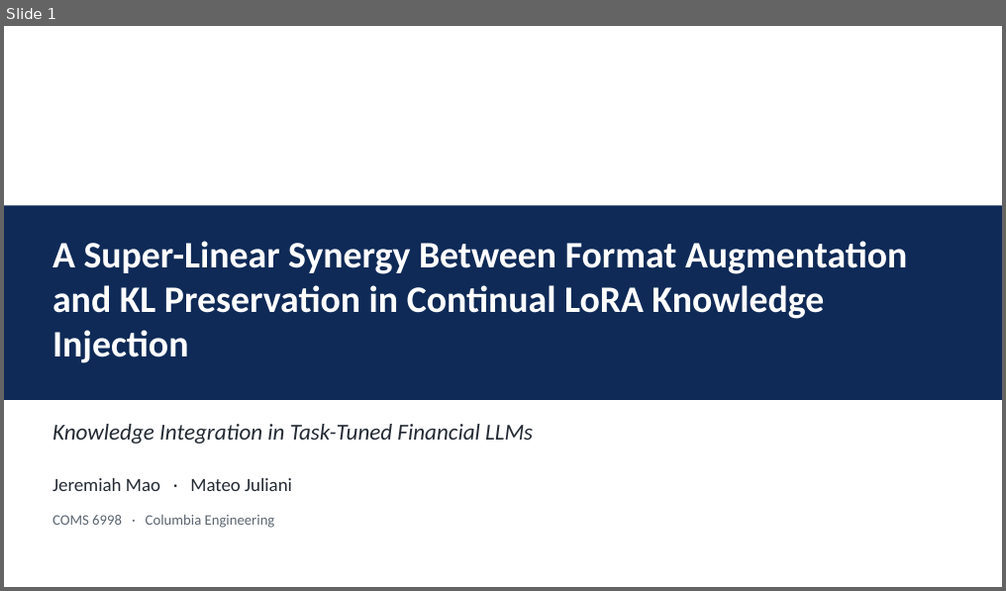
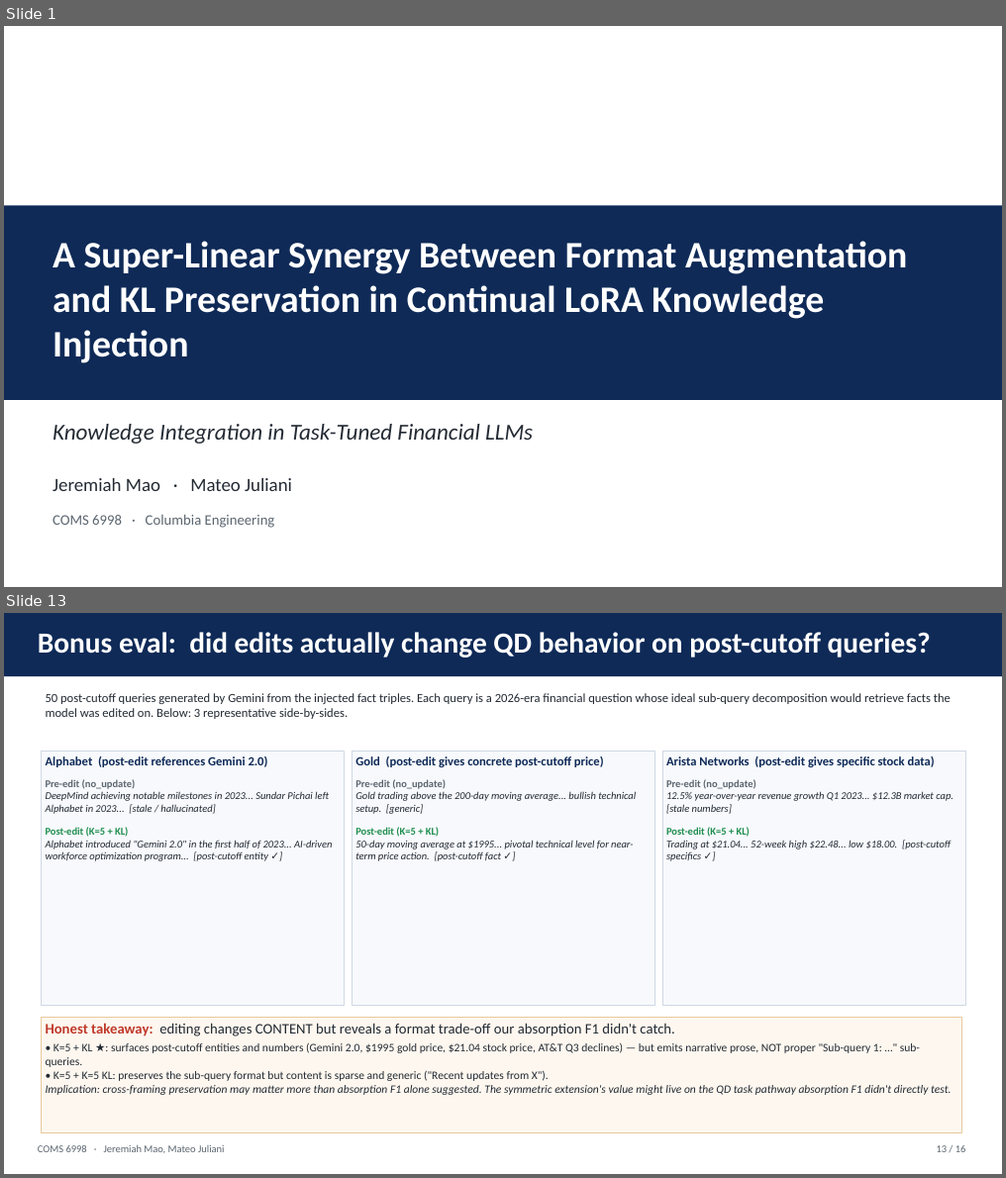
Before and after one commit to jeremiahmao/still-on-task-llm, a slide deck: paper_slides/synergy_deck.pptx. Shown one above the other, each under a label of ours: slide 1 before the commit, slides 1 and 13 after it; the slides between them are not shown. The pictures are 1006x591 and 1006x1178 pixels, drawn with LibreOffice and Linux fonts; fonts in the diff are those of the drawing. Boxes give left, top, right and bottom in pixels: in the first picture for what was removed or moved away, otherwise in the second. Text is boxed around its words. In the diff, an @@ line names an element or a change of style, - is before the commit and + after.

Commit message:
task: post-cutoff QD demo — add bonus-eval slide (Alphabet/Gold/Arista) with content-vs-format honest finding; mirror in paper §7

```diff
--- a/paper_slides/synergy_deck.pptx
+++ b/paper_slides/synergy_deck.pptx
@@ slide 13 added at (4, 613, 1002, 1174), background #FFFFFF @@
@@ rectangle added at (4, 613, 1002, 676), fill #0F2A57 @@
@@ text added at (38, 632, 931, 658), 28 pt, text #FFFFFF, bold @@
+Bonus eval: did edits actually change QD behavior on post-cutoff queries?
@@ text added at (46, 693, 950, 719), 12 pt, text #232A33 @@
+50 post-cutoff queries generated by Gemini from the injected fact triples. Each query is a 2026-era financial question whose ideal sub-query decomposition would retrieve facts the model was edited on. Below: 3 representative side-by-sides.
@@ rectangle added at (42, 752, 345, 1006), fill #F7F9FC, outline #CFD8E3 1 pt, 10 pt, text #232A33, italic @@
+Alphabet (post-edit references Gemini 2.0)
+Pre-edit (no_update)
+DeepMind achieving notable milestones in 2023... Sundar Pichai left Alphabet in 2023... [stale / hallucinated]
+Post-edit (K=5 + KL)
+Alphabet introduced "Gemini 2.0" in the first half of 2023... AI-driven workforce optimization program... [post-cutoff entity ✓]
@@ rectangle added at (352, 752, 655, 1006), fill #F7F9FC, outline #CFD8E3 1 pt, 10 pt, text #232A33, italic @@
+Gold (post-edit gives concrete post-cutoff price)
+Pre-edit (no_update)
+Gold trading above the 200-day moving average... bullish technical setup. [generic]
+Post-edit (K=5 + KL)
+50-day moving average at $1995... pivotal technical level for near-term price action. [post-cutoff fact ✓]
@@ rectangle added at (662, 752, 966, 1006), fill #F7F9FC, outline #CFD8E3 1 pt, 10 pt, text #232A33, italic @@
+Arista Networks (post-edit gives specific stock data)
+Pre-edit (no_update)
+12.5% year-over-year revenue growth Q1 2023... $12.3B market cap. [stale numbers]
+Post-edit (K=5 + KL)
+Trading at $21.04... 52-week high $22.48... low $18.00. [post-cutoff specifics ✓]
@@ rectangle added at (42, 1017, 962, 1134), fill #FDF7EF, outline #E8C89C 1 pt, 11 pt, text #232A33 @@
+Honest takeaway: editing changes CONTENT but reveals a format trade-off our absorption F1 didn't catch.
+• K=5 + KL ★: surfaces post-cutoff entities and numbers (Gemini 2.0, $1995 gold price, $21.04 stock price, AT&T Q3 declines) — but emits narrative prose, NOT proper "Sub-query 1: …" sub-queries.
+• K=5 + K=5 KL: preserves the sub-query format but content is sparse and generic ("Recent updates from X").
+Implication: cross-framing preservation may matter more than absorption F1 alone suggested. The symmetric extension's value might live on the QD task pathway absorption F1 didn't directly test.
@@ text added at (38, 1146, 225, 1154), 10 pt, text #5C6670 @@
+COMS 6998 · Jeremiah Mao, Mateo Juliani
@@ text added at (937, 1146, 966, 1153), 10 pt, text #5C6670 @@
+13 / 16
```
Also in this commit, not shown: 14 slides changed, 3 other files.
